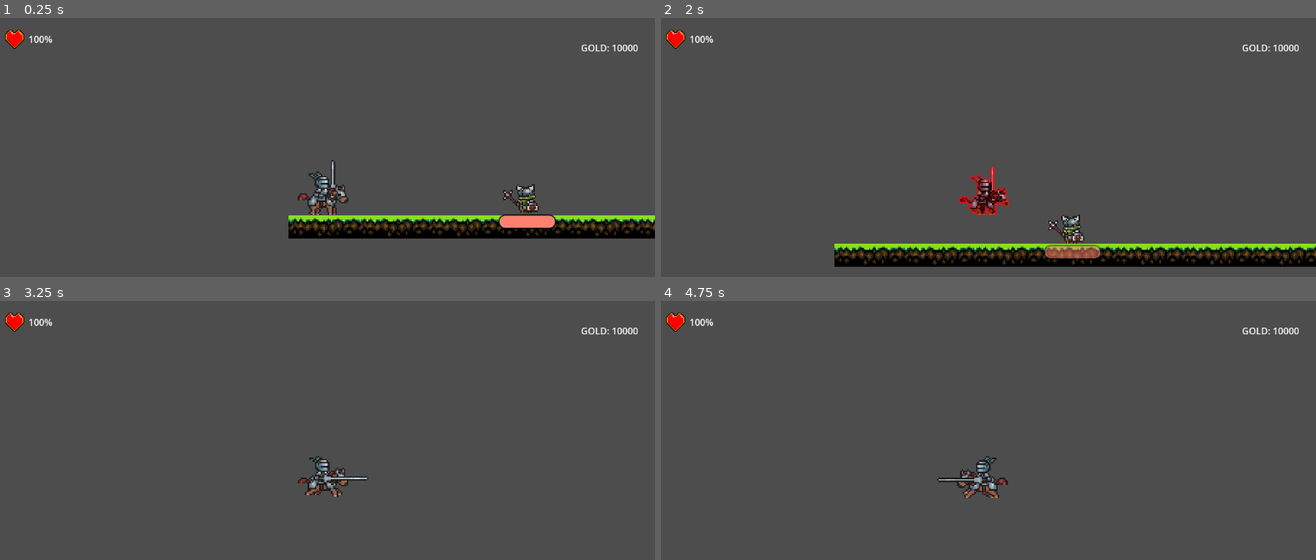
Above: before the commit, frames 1-4 (two rows, left to right).
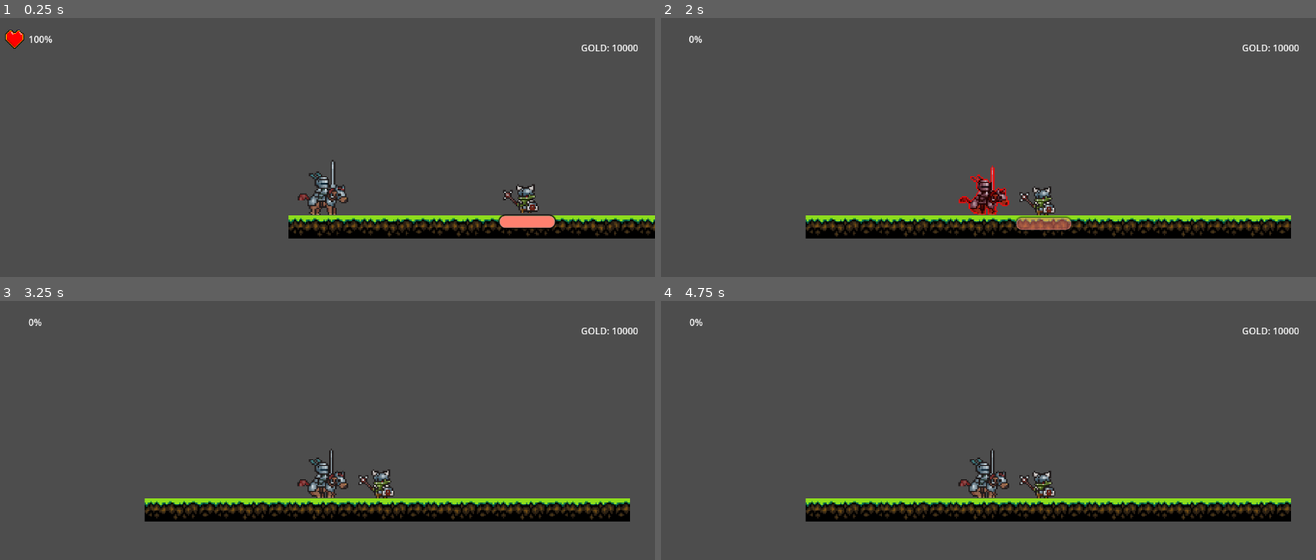
Above: after the commit, the same moments.

Repository: millesjethro/GAME_PROJECT
Game: Godot game, scene res://scene/levels/TestLevel/test_level.tscn
Same seed, same stepped clock (60 frames per second), same inputs: the game is played once before the commit and once after it.
Inputs:
- Up to frame 1 (0.25 s): no input
- Up to frame 2 (2 s): hold Right (ui_right) from 0.53 s (still down)
- Up to frame 3 (3.25 s): release Right (ui_right) at 2.03 s; hold Left (ui_left) 2.03-2.78 s; hold Right (ui_right) from 2.78 s (still down)
- Up to frame 4 (4.75 s): release Right (ui_right) at 4.28 s; hold Left (ui_left) from 4.28 s (still down)

The runs differ from the first frame. In frame 1, less than 0.1% of the frame differs, in the area x 2-4%, y 4-12%; in frame 2, 14%, in the area x 0-100%, y 4-97%; in frame 3, 7.9%; in frame 4, 8.0%.

Commit message:
icon and stats

Diff:
--- a/scene/player/MainPlayer.tscn
+++ b/scene/player/MainPlayer.tscn
@@ -6,6 +6,22 @@
 [ext_resource type="Resource" uid="uid://wx3b4l1wnrh3" path="res://status/player/PlayerStatus.tres" id="5_ps0ga"]
 [ext_resource type="PackedScene" uid="uid://xxvsmf2f5kxl" path="res://scene/ui/player/PlayerHealthBar.tscn" id="6_xfkkd"]
 
+[sub_resource type="AtlasTexture" id="AtlasTexture_bfo2a"]
+atlas = ExtResource("2_lcexw")
+region = Rect2(0, 700, 100, 100)
+
+[sub_resource type="AtlasTexture" id="AtlasTexture_27cox"]
+atlas = ExtResource("2_lcexw")
+region = Rect2(100, 700, 100, 100)
+
+[sub_resource type="AtlasTexture" id="AtlasTexture_80uhk"]
+atlas = ExtResource("2_lcexw")
+region = Rect2(200, 700, 100, 100)
+
+[sub_resource type="AtlasTexture" id="AtlasTexture_mjtc1"]
+atlas = ExtResource("2_lcexw")
+region = Rect2(300, 700, 100, 100)
+
 [sub_resource type="AtlasTexture" id="AtlasTexture_oihod"]
 atlas = ExtResource("2_lcexw")
 region = Rect2(0, 600, 100, 100)
@@ -80,6 +96,23 @@
 
 [sub_resource type="SpriteFrames" id="SpriteFrames_oihod"]
 animations = [{
+"frames": [{
+"duration": 1.0,
+"texture": SubResource("AtlasTexture_bfo2a")
+}, {
+"duration": 1.0,
+"texture": SubResource("AtlasTexture_27cox")
+}, {
+"duration": 1.0,
+"texture": SubResource("AtlasTexture_80uhk")
+}, {
+"duration": 1.0,
+"texture": SubResource("AtlasTexture_mjtc1")
+}],
+"loop": false,
+"name": &"death",
+"speed": 5.0
+}, {
 "frames": [{
 "duration": 1.0,
 "texture": SubResource("AtlasTexture_oihod")
@@ -163,8 +196,10 @@
 
 [node name="LancerSprite" type="AnimatedSprite2D" parent="."]
 sprite_frames = SubResource("SpriteFrames_oihod")
-animation = &"hurt"
+animation = &"death"
 autoplay = "idle"
+frame = 3
+frame_progress = 1.0
 
 [node name="DealDamage" type="Area2D" parent="." groups=["AreaDealDamage"]]
 
@@ -205,3 +240,4 @@
 player_stats = ExtResource("5_ps0ga")
 
 [connection signal="area_entered" from="DealDamage" to="." method="_on_deal_damage_area_entered"]
+[connection signal="died" from="PlayerStats" to="." method="_on_player_stats_died"]
--- a/scripts/player/PlayerScript.gd
+++ b/scripts/player/PlayerScript.gd
@@ -5,7 +5,7 @@
 @onready var GoldLabel = $CanvasLayer/PlayerShowGold
 @export var GravityForce: float = 600.0 # downward pull
 @export var MoveSpeed: float = 200.0   # movement speed
-
+@onready var playerStats = $PlayerStats
 var is_knockback: bool = false
 
 # Physics values
@@ -15,11 +15,17 @@
 # Knockback values
 var knockback_force: float = 150.0   # backward push
 var knockback_up: float = -200.0     # upward launch
+var is_dead: bool = false
 
 func _ready() -> void:
 	PlayerSprite.play("idle")
+	PlayerHp.init_hp(playerStats.FinalHealth)
+	playerStats.connect("died", Callable(self, "_on_player_stats_died"))
 
 func _physics_process(delta: float) -> void:
+
+	if is_dead:
+		return  # stop all input and physics when dead
 	# Always apply gravity
 	if not is_on_floor():
 		velocity.y += gravity * delta
@@ -65,13 +71,16 @@
 	else:
 		PlayerSprite.play("idle")
 
-
 func _on_deal_damage_area_entered(area: Area2D) -> void:
 	if area.is_in_group("EnemyTakeDamage"):
 		var enemy = area.get_parent()
 		if enemy.has_node("MainStatus"):
 			var enemy_stats = enemy.get_node("MainStatus")
 			var enemy_attack = enemy_stats.Attack
+
+			var current_hp = playerStats.take_damage(enemy_attack)
+			PlayerHp.set_hp(current_hp)
+
 
 			# Play hurt animation
 			PlayerSprite.play("hurt")
@@ -94,3 +103,15 @@
 	knockback_timer.timeout.connect(func ():
 		velocity = Vector2.ZERO
 	)
+
+	# -------------------------------
+	# ALL CALLBACKS
+	# -------------------------------
+
+func _on_player_stats_died() -> void:
+	if is_dead:
+		return  # prevent running twice
+	is_dead = true
+	PlayerSprite.play("death")
+	await PlayerSprite.animation_finished
+	velocity = Vector2.ZERO
--- a/scripts/player/PlayerStatus.gd
+++ b/scripts/player/PlayerStatus.gd
@@ -5,6 +5,8 @@
 var FinalAttack = 0
 var FinalHealth = 0
 var FinalDefense = 0
+
+signal died
 
 func _ready() -> void:
 	player_stats.calc_final()
@@ -20,6 +22,8 @@
 	incomingDamage -= (incomingDamage * player_stats.DamageReduction)
 	incomingDamage -= (FinalDefense* 0.75)
 	FinalHealth -= max(0, incomingDamage)
+	if FinalHealth <= 0:
+		emit_signal("died")
 	return FinalHealth
 
 func deal_damage() -> int:
--- a/scripts/ui/player/player_health_bar.gd
+++ b/scripts/ui/player/player_health_bar.gd
@@ -2,13 +2,35 @@
 
 @onready var labelText = $health_left
 var max_hp: int = 0
+
 func _ready() -> void:
-	set_frame_and_progress(0,0)
+	set_frame_and_progress(0, 0) # start full
 
 func init_hp(health: int):
 	max_hp = health
-	labelText.text = "100%"
+	set_hp(health) # show correct frame at start
 
 func set_hp(health: int):
-	var hp_left: int = (health/max_hp) * 100
-	labelText.text = [hp_left,"%"]
+	if max_hp <= 0:
+		return
+
+	# Calculate percentage (0–100)
+	var hp_percent: float = clamp(float(health) / float(max_hp) * 100.0, 0.0, 100.0)
+
+	# Update label text
+	labelText.text = "%d%%" % int(hp_percent)
+
+	# Map percentage to frame (0 = 100%, 11 = 0%)
+	var frame_index: int = 11 - int(round(hp_percent / 10.0))
+	set_frame_and_progress(frame_index, 0)
+
+		# --- Shake effect ---
+	shake_icon()
+
+func shake_icon():
+	var tween := get_tree().create_tween()
+	var original_pos := position
+	# small horizontal shake
+	tween.tween_property(self, "position", original_pos + Vector2(5, 0), 0.05).set_trans(Tween.TRANS_SINE)
+	tween.tween_property(self, "position", original_pos - Vector2(5, 0), 0.05).set_trans(Tween.TRANS_SINE)
+	tween.tween_property(self, "position", original_pos, 0.05).set_trans(Tween.TRANS_SINE)
Not shown: 1 places in scene/player/MainPlayer.tscn that only renumber resources
